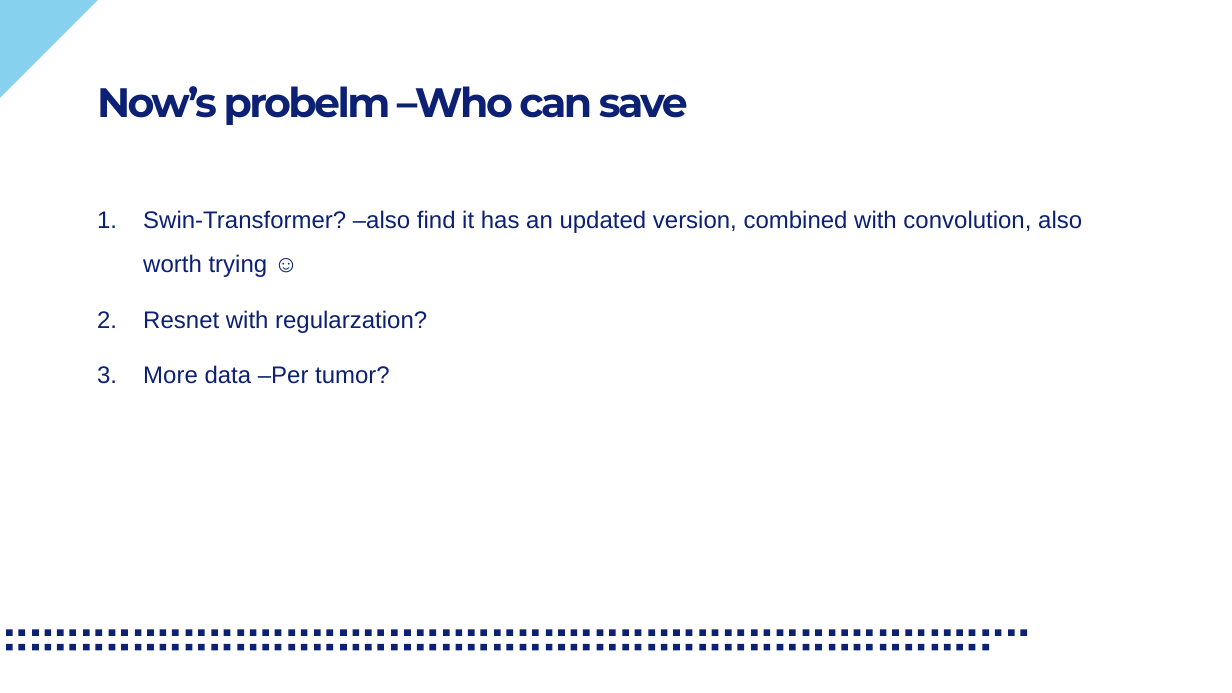
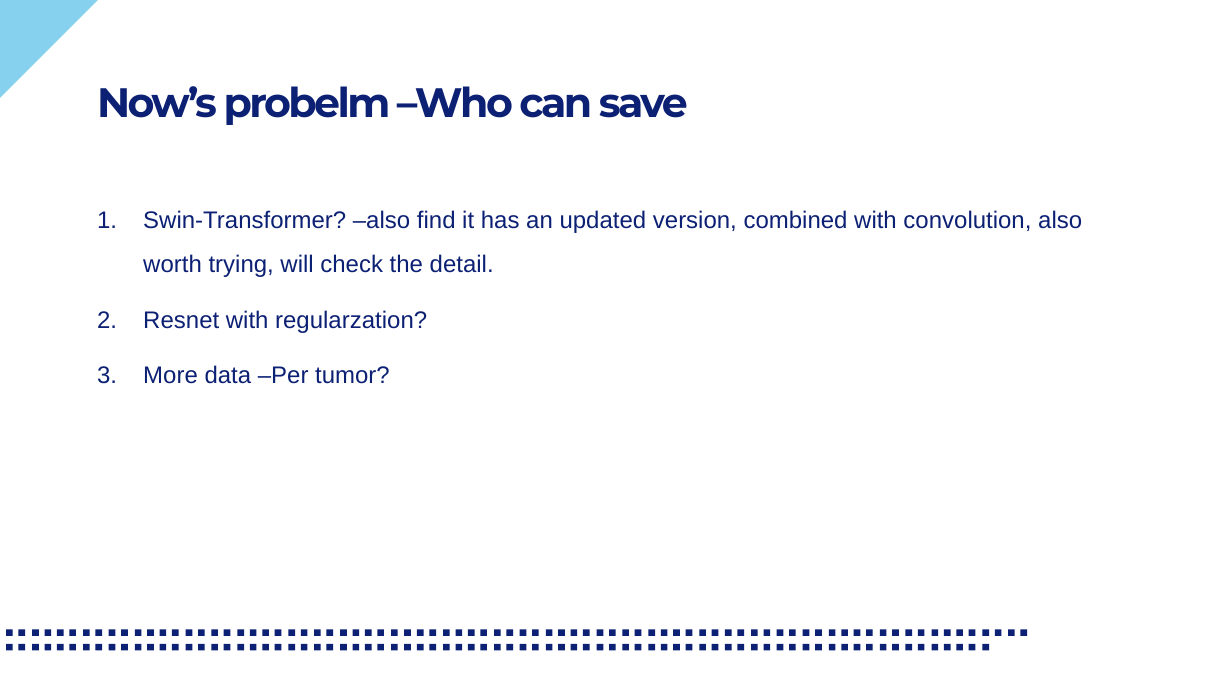
Before and after one commit to BaconDavid/CRLM_Internship_Project, a slide deck: slide 2 of Experiments/Exp2 [Autosaved].pptx. Drawn at 1232x693 pixels with LibreOffice and Linux fonts; fonts in the diff are those of the drawing; background and template pictures are left out. Boxes give left, top, right and bottom in pixels: in the first picture for what was removed or moved away, otherwise in the second. Text is boxed around its words. In the diff, an @@ line names an element or a change of style, - is before the commit and + after.

```diff
--- a/Experiments/Exp2 [Autosaved].pptx
+++ b/Experiments/Exp2 [Autosaved].pptx
@@ text at (x1=143, y1=210, x2=1082, y2=277): text changed @@
-1. Swin-Transformer? –also find it has an updated version, combined with convolution, also worth trying ☺
+1. Swin-Transformer? –also find it has an updated version, combined with convolution, also worth trying, will check the detail.
```
Also in this commit, not shown: 3 other slides changed, 15 other files.
